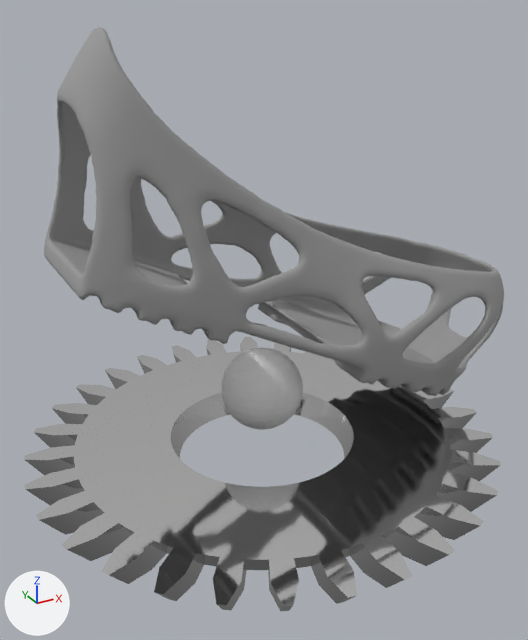
Before and after pictures for a commit that changed the glTF model gltf/stride.glb.
The view is the same before and after, from a camera (50 mm lens) standing at (-3.17, -5.8, 3.66) and looking at (-0.04, -0.1, 0.81). Lighting does not change. The marker at lower left points along +X, +Y and +Z. Where no turn or scale is listed for an object, it has been applied to the vertices.

Before the edit, the objects in view are built like this:
```python
me_brep_14702d5f_5521_4a17_911b_d73f178fb5d9 = bpy.data.meshes.new('Brep 14702d5f-5521-4a17-911b-d73f178fb5d9')
me_brep_14702d5f_5521_4a17_911b_d73f178fb5d9.from_pydata(...)  # 29047 vertices, 58150 faces; spans x -1.9..2.89, y -1.04..1.02, z -0.98..2.81
me_brep_14702d5f_5521_4a17_911b_d73f178fb5d9.materials.append(mat_plastic)  # grey #a0a0a0
me_gear_001 = bpy.data.meshes.new('Gear.001')
me_gear_001.from_pydata(...)  # 840 vertices, 1680 faces; spans x -2.4..2.4, y -2.41..2.41, z -0.15..0.13
me_gear_001.materials.append(mat_material_001)  # white #e7e7e7
me_sphere = bpy.data.meshes.new('Sphere')
me_sphere.from_pydata(...)  # a UV sphere (32 segments, 16 rings, poles along z) spanning x -0.419..0.419, y -0.419..0.419, z -0.419..0.419
ob_gear_001 = bpy.data.objects.new('Gear.001', me_gear_001)
ob_gear_001.location = (0.0, 0.0, -0.65)
ob_object_3144 = bpy.data.objects.new('Object.3144', me_brep_14702d5f_5521_4a17_911b_d73f178fb5d9)
ob_object_3144.location = (0.0, 0.0, 0.65)
ob_sphere = bpy.data.objects.new('Sphere', me_sphere)
ob_sphere.location = (0.0, 0.0, 0.0)
```
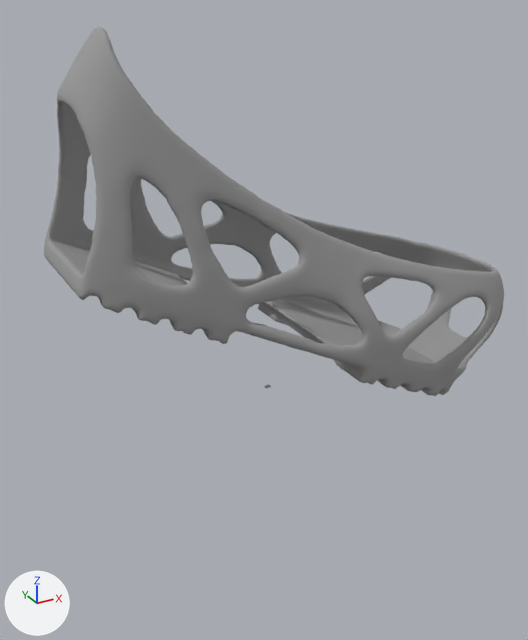
Edits to the scene script, one JSON object a line:
```json
{"op": "remove", "block": "ob_gear_001", "code": ["ob_gear_001 = bpy.data.objects.new('Gear.001', me_gear_001)", "ob_gear_001.location = (0.0, 0.0, -0.65)"]}
{"op": "remove", "block": "ob_sphere", "code": ["ob_sphere = bpy.data.objects.new('Sphere', me_sphere)", "ob_sphere.location = (0.0, 0.0, 0.0)"]}
```

Location of each change, [x1, y1, x2, y2] in pixels of the pictures (528 x 640 px):
```json
{"object": "Gear.001", "change": "deleted", "before": [24, 337, 501, 611]}
{"object": "Sphere", "change": "deleted", "before": [221, 348, 303, 430]}
```
